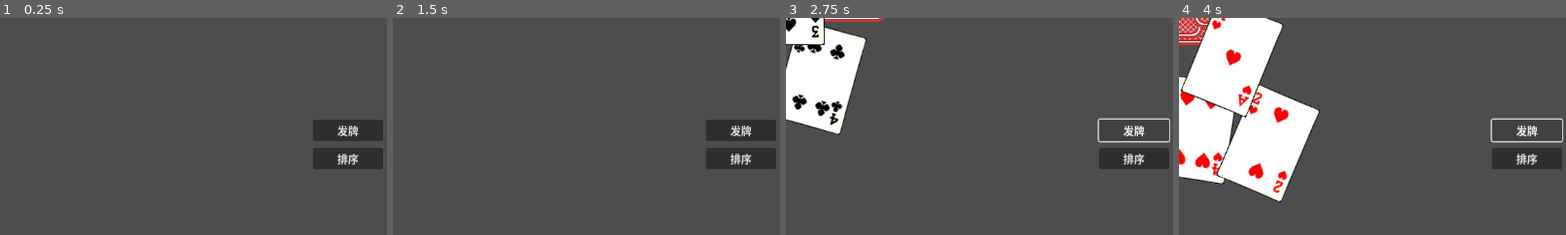
Above: before the commit, frames 1-4 (left to right).
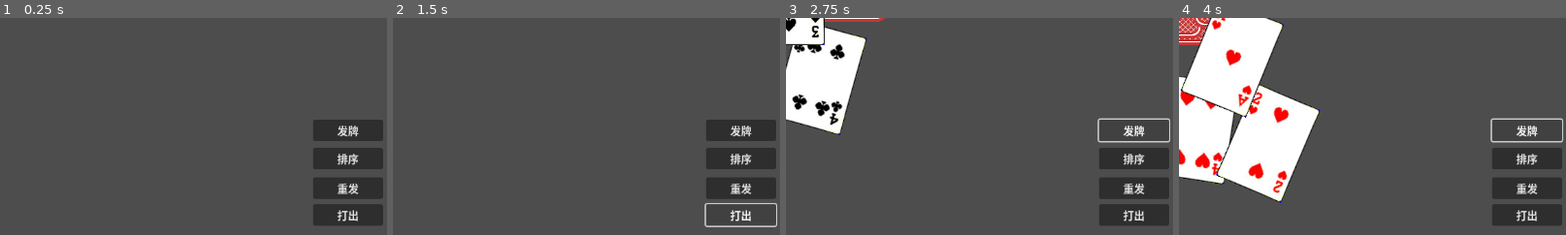
Above: after the commit, the same moments.

Repository: blmz/GODOT-DouDiZhu
Game: Godot game, scene res://场景/手牌管理器.tscn
Two runs of this game, one before a commit and one after it. Both use one fixed random seed, a clock stepped at 60 frames per second and the inputs below. Before the commit the project has no main scene; this scene is started directly in both runs.
Inputs (mouse positions are % of the whole screen's width and height, from its top left):
- Up to frame 1 (0.25 s): no input
- Up to frame 2 (1.5 s): click (95, 80) at 0.5 s, where only the run after the commit has a clickable "重发"; click (95, 86) at 1.25 s, where only the run after the commit has a clickable "打出"
- Up to frame 3 (2.75 s): click "发牌" at 2 s
- Up to frame 4 (4 s): click "排序" at 2.75 s; click "发牌" at 3.5 s
The pictures show only the part of the screen within x 50-100%, y 41-91%; the shares and areas given below are measured in that part.

The runs differ from the first frame. In frame 1, 3.4% of the frame differs, in the area x 80-99%, y 73-96%; in frame 2, 2.2%; in frame 3, 3.4%; in frame 4, 3.4%.

Commit message:
实现了牌的选择功能

Diff:
--- a/project.godot
+++ b/project.godot
@@ -11,6 +11,7 @@
 [application]
 
 config/name="斗地主"
+run/main_scene="res://场景/手牌管理器.tscn"
 config/features=PackedStringArray("4.2", "Mobile")
 config/icon="res://icon.svg"
 
--- a/场景/手牌管理器.tscn
+++ b/场景/手牌管理器.tscn
@@ -131,17 +131,56 @@
 offset_bottom = 0.111969
 text = "排序"
 
+[node name="重发" type="Button" parent="."]
+layout_mode = 1
+anchors_preset = -1
+anchor_left = 0.905
+anchor_top = 0.776
+anchor_right = 0.995
+anchor_bottom = 0.824
+offset_left = -0.559937
+offset_top = 0.151978
+offset_right = -0.240112
+offset_bottom = 0.0479736
+text = "重发"
+
+[node name="打出" type="Button" parent="."]
+layout_mode = 1
+anchors_preset = -1
+anchor_left = 0.905
+anchor_top = 0.838
+anchor_right = 0.995
+anchor_bottom = 0.886
+offset_left = -0.559937
+offset_top = -0.0240479
+offset_right = -0.240112
+offset_bottom = -0.128052
+text = "打出"
+
 [node name="当前选择" type="Label" parent="."]
 layout_mode = 1
 anchors_preset = -1
-anchor_left = 0.678
+anchor_left = 0.934
+anchor_top = 0.563
+anchor_right = 0.969
+anchor_bottom = 0.597
+offset_left = 0.0319824
+offset_top = 0.175995
+offset_right = -0.288086
+offset_bottom = 1.14401
+
+[node name="玩家选择列表" type="Label" parent="."]
+layout_mode = 1
+anchors_preset = -1
+anchor_left = 0.18
 anchor_top = 0.063
-anchor_right = 0.713
-anchor_bottom = 0.099
-offset_left = -0.0560303
+anchor_right = 0.626
+anchor_bottom = 0.167
+offset_left = -0.360016
 offset_top = 0.175999
-offset_right = -0.376099
-offset_bottom = -0.152008
+offset_right = -0.152039
+offset_bottom = -0.216003
+autowrap_mode = 1
 
 [node name="发牌计时器" type="Timer" parent="."]
 wait_time = 0.1
@@ -171,4 +210,5 @@
 [connection signal="item_rect_changed" from="." to="." method="_on_item_rect_changed"]
 [connection signal="button_down" from="发牌按钮" to="." method="_on_发牌按钮_button_down"]
 [connection signal="button_down" from="排序按钮" to="." method="_on_排序按钮_button_down"]
+[connection signal="button_up" from="重发" to="." method="_on_重发_button_up"]
 [connection signal="timeout" from="发牌计时器" to="." method="_on_发牌计时器_timeout"]
--- a/场景/扑克牌.tscn
+++ b/场景/扑克牌.tscn
@@ -1,9 +1,10 @@
-[gd_scene load_steps=6 format=3 uid="uid://tautr4ao3iu8"]
+[gd_scene load_steps=7 format=3 uid="uid://tautr4ao3iu8"]
 
 [ext_resource type="Texture2D" uid="uid://br58iaol21te" path="res://扑克牌图片/大王.jpg" id="1_glnhf"]
 [ext_resource type="Script" path="res://脚本/扑克牌.gd" id="1_pdswt"]
 [ext_resource type="Texture2D" uid="uid://dct4pt82mxnaa" path="res://UI图片/扑克牌背.png" id="2_tk1yo"]
 [ext_resource type="Texture2D" uid="uid://byx86wlve6ihy" path="res://UI图片/蓝色边框.png" id="4_ymp43"]
+[ext_resource type="Texture2D" uid="uid://cw14bio70n1u0" path="res://UI图片/对勾图标.png" id="5_o3yf8"]
 
 [sub_resource type="Curve" id="Curve_xfad0"]
 _data = [Vector2(0, 1), -2.03297, -0.203297, 0, 0, Vector2(1, 0), -2.42645, 0.0, 0, 0]
@@ -41,5 +42,15 @@
 texture = ExtResource("4_ymp43")
 expand_mode = 1
 
+[node name="选择图标" type="TextureRect" parent="."]
+visible = false
+modulate = Color(1, 1, 1, 0.752941)
+layout_mode = 0
+offset_right = 105.0
+offset_bottom = 150.0
+texture = ExtResource("5_o3yf8")
+expand_mode = 1
+
+[connection signal="gui_input" from="." to="." method="_on_gui_input"]
 [connection signal="mouse_entered" from="." to="." method="鼠标进了"]
 [connection signal="mouse_exited" from="." to="." method="鼠标出了"]
--- a/脚本/手牌管理器.gd
+++ b/脚本/手牌管理器.gd
@@ -6,6 +6,7 @@
 @onready var 发牌按钮=$"发牌按钮"
 @onready var 手牌线点 = $"手牌排列线/手牌线/手牌线点"
 @onready var 当前选择 = $"当前选择"
+@onready var 玩家选择列表UI = $"玩家选择列表"
 
 #曲线
 @export var 选择上升曲线:Curve
@@ -36,6 +37,7 @@
 var 上家牌列表:Array[扑克牌类]#上家牌列表
 var 下家手牌列表:Array[Node]#下家牌UI列表
 var 下家牌列表:Array[扑克牌类]#下家牌列表
+var 玩家选择列表:Array[Node]#玩家选择的牌列表
 
 #发牌相关
 var 是否发牌:=false
@@ -174,9 +176,14 @@
 			"上家":对家发牌(上家点,牌)
 			"下家":对家发牌(下家点,牌)
 	牌堆牌数显示.visible=false
-
-func _ready():
-	初始化牌堆()
+	排序手牌()
+
+func 打出牌():
+	if(玩家选择列表.size()==0):
+		return 0
+	for 牌 in 玩家选择列表:
+		玩家手牌列表.erase(牌)
+		牌.queue_free()
 
 func 鼠标进入手牌(对象:Panel):
 	当前选择牌=对象
@@ -188,6 +195,31 @@
 	当前选择牌=null
 	重置位置(计算位置(玩家手牌列表.size()))
 	#print("离开了",对象.牌.花色,对象.牌.点数)
+
+func 点击牌(event):
+	#如果鼠标按下时有选中的牌，则调用选中函数
+	if(event is InputEventMouseButton):
+		if(event.button_index==MOUSE_BUTTON_LEFT and event.pressed):
+			if(当前选择牌!=null):
+				当前选择牌.选中()
+				if(当前选择牌.是否被选中):
+					玩家选择列表.append(当前选择牌)
+				else:
+					玩家选择列表.erase(当前选择牌)
+				var 牌列表:Array[String]
+				for 牌 in 玩家选择列表:
+					牌列表.append(牌.牌.花色+牌.牌.点数)
+				玩家选择列表UI.text="玩家选择的牌:"+str(牌列表)
+
+func _process(delta:float):
+	pass
+
+func _input(event:InputEvent):
+	点击牌(event)
+
+
+func _ready():
+	初始化牌堆()
 
 func _on_发牌按钮_button_down():
 	开始发牌()
@@ -208,3 +240,7 @@
 #位置改变时重置手牌位置
 func _on_item_rect_changed():
 	重置位置(计算位置(玩家手牌列表.size()))
+
+
+func _on_重发_button_up():
+	pass
--- a/脚本/扑克牌.gd
+++ b/脚本/扑克牌.gd
@@ -8,6 +8,7 @@
 @onready var 图片 = $"图片"
 @onready var 牌背 = $"牌背"
 @onready var 选择发光框 = $"选择发光框"
+@onready var 选择图标=$"选择图标"
 
 @export_range(0,500) var 旋转速度:float=100
 @export_range(0,1000) var 运动速度:=500.0
@@ -17,6 +18,7 @@
 
 var 是否旋转:=false
 var 是否运动:=false
+var 是否被选中:=false
 
 var 运动方向:Vector2
 var 目标位置:Vector2
@@ -89,12 +91,20 @@
 				是否旋转=false
 
 func 鼠标进了():
-	#选择发光框.visible=true
+	选择发光框.visible=true
 	鼠标进入.emit(self)
 
 func 鼠标出了():
 	鼠标离开.emit(self)
-	#选择发光框.visible=false
+	选择发光框.visible=false
+
+func 选中():
+	if 是否被选中:
+		选择图标.visible=false
+		是否被选中=false
+	else:
+		选择图标.visible=true
+		是否被选中=true
 
 func _process(delta):
 	移动(delta)
Binary file added: UI图片/对勾图标.png
Not shown, added: UI图片/对勾图标.png.import
